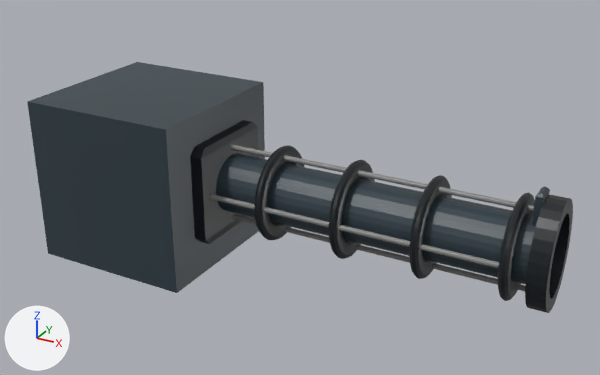
Renders of the FBX model Assets/Model/MOD_Railgun.fbx from each side of a commit.
One viewpoint serves both versions: a 50 mm lens placed at (3.13, -3.8, 1.99), pointed at (1.01, 0.04, 0.07). The axes (+X, +Y, +Z) are drawn at lower left. The lights are the same throughout. Where no turn or scale is listed for an object, it has been applied to the vertices.

The first picture shows 'AimingDot', 'AimingRidge_Down', 'AimingRidge_Left', 'AimingRidge_Up', 'Barrel', 'Barrel_End', 'Cube', 'Guard', 'Ring_1'.
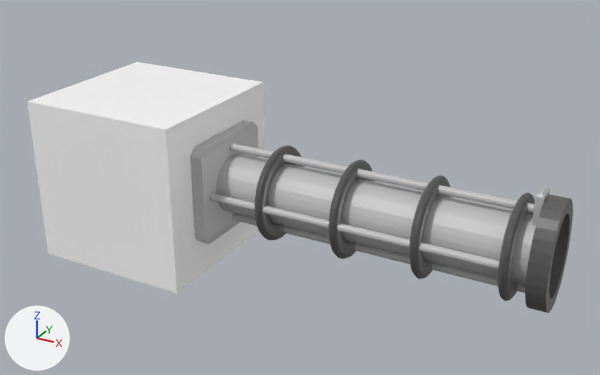
Boxes [x1, y1, x2, y2] around the edits, measured in the pictures (600 x 375 px):
'Cube', recoloured: [27, 62, 265, 293] in both
'Barrel', recoloured: [216, 153, 536, 284] in both
'Ring_1', recoloured (black to grey): [254, 145, 535, 301] in both
'Guard', recoloured: [190, 120, 259, 244] in both
'Barrel_End', recoloured (black to grey): [525, 195, 573, 313] in both
'AimingRidge_Left', recoloured, rescaled: before [210, 194, 499, 268]; after [209, 193, 499, 270]
'AimingRidge_Up', rescaled: before [230, 144, 534, 212]; after [229, 143, 534, 213]
'AimingRidge_Down', rescaled: before [232, 214, 525, 291]; after [232, 213, 526, 293]
'AimingDot', recoloured: [532, 187, 550, 226] in both

The change, as a diff of the scene's bpy script:
```diff
--- a/Assets/Model/MOD_Railgun.fbx.py
+++ b/Assets/Model/MOD_Railgun.fbx.py
@@ mat_maincolor @@
+mat_maincolor = principled_material('MainColor')
+mat_maincolor.base_color = (1.0, 1.0, 1.0)  # white #ffffff
+mat_maincolor.roughness = 0.4
@@ mat_secondaycolor @@
+mat_secondaycolor = principled_material('SecondayColor')
+mat_secondaycolor.base_color = (0.527, 0.527, 0.527)  # light grey #c0c0c0
+mat_secondaycolor.roughness = 0.4
@@ mat_highlights @@
+mat_highlights = principled_material('Highlights')
+mat_highlights.base_color = (0.105, 0.105, 0.105)  # dark grey #5b5b5b
+mat_highlights.roughness = 0.4
@@ me_cube_001 @@
 me_cube_001.from_pydata(...)  # 8 vertices, 6 faces; spans x -0.5..0.5, y -0.5..0.5, z -0.5..0.5
-me_cube_001.materials.append(mat_darkblue)  # dark blue #2f3e46
+me_cube_001.materials.append(mat_maincolor)  # white #ffffff
@@ me_cylinder_003 @@
 me_cylinder_003.from_pydata(...)  # 64 vertices, 34 faces; spans x -0.3..1.55, y -0.18..0.18, z -0.18..0.17
-me_cylinder_003.materials.append(mat_darkblue)  # dark blue #2f3e46
+me_cylinder_003.materials.append(mat_secondaycolor)  # light grey #c0c0c0
@@ me_torus_001 @@
 me_torus_001.from_pydata(...)  # 2304 vertices, 2304 faces; spans x -0.029..1.409, y -0.275..0.275, z -0.281..0.281
-me_torus_001.materials.append(mat_ultradarkblue)  # black #151c20
+me_torus_001.materials.append(mat_highlights)  # dark grey #5b5b5b
@@ me_cylinder_001 @@
 me_cylinder_001.from_pydata(...)  # 128 vertices, 98 faces; spans x -0.01..0.09, y -0.24..0.24, z -0.3..0.3
-me_cylinder_001.materials.append(mat_ultradarkblue)  # black #151c20
+me_cylinder_001.materials.append(mat_highlights)  # dark grey #5b5b5b
@@ me_cube_002 @@
 me_cube_002.from_pydata(...)  # 16 vertices, 14 faces; spans x -0.04..0.04, y -0.3..0.3, z -0.3..0.3
-me_cube_002.materials.append(mat_ultradarkblue)  # black #151c20
+me_cube_002.materials.append(mat_secondaycolor)  # light grey #c0c0c0
@@ me_cube_003 @@
 me_cube_003.from_pydata(...)  # 12 vertices, 9 faces; spans x -0.02..0.02, y -0.06..0.06, z -0.085..0.085
-me_cube_003.materials.append(mat_darkblue)  # dark blue #2f3e46
+me_cube_003.materials.append(mat_secondaycolor)  # light grey #c0c0c0
@@ me_cylinder_007 @@
 me_cylinder_007.from_pydata(...)  # 64 vertices, 33 faces; spans x -0.03..0.03, y -0.03..0.03, z -2.83..0.6
-me_cylinder_007.materials.append(mat_gray)  # grey #848482
+me_cylinder_007.materials.append(mat_secondaycolor)  # light grey #c0c0c0
@@ ob_aimingridge_down @@
 ob_aimingridge_down.rotation_euler = (0.0, -1.571, 0.0)  # degrees (0, -90, 0)
-ob_aimingridge_down.scale = (0.5, 0.5, 0.5)
+ob_aimingridge_down.scale = (0.75, 0.75, 0.5)
@@ ob_aimingridge_up @@
 ob_aimingridge_up.rotation_euler = (0.0, -1.571, 0.0)  # degrees (0, -90, 0)
-ob_aimingridge_up.scale = (0.5, 0.5, 0.5)
+ob_aimingridge_up.scale = (0.75, 0.75, 0.5)
@@ ob_aimingridge_left @@
 ob_aimingridge_left.rotation_euler = (0.0, -1.571, 0.0)  # degrees (0, -90, 0)
-ob_aimingridge_left.scale = (0.5, 0.5, 0.5)
+ob_aimingridge_left.scale = (0.75, 0.75, 0.5)
```
